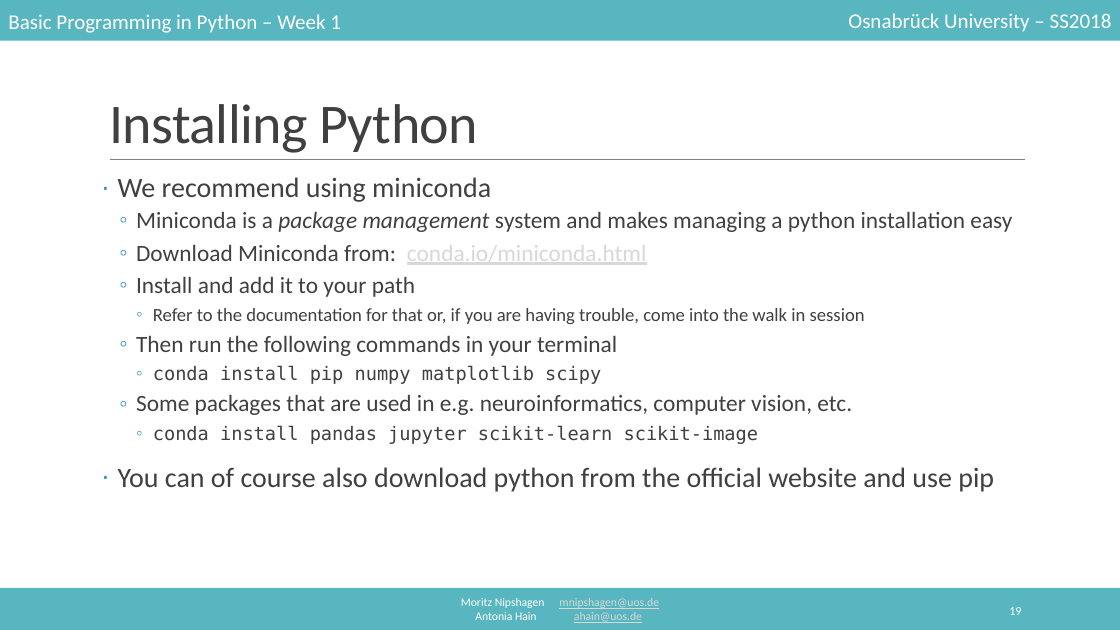
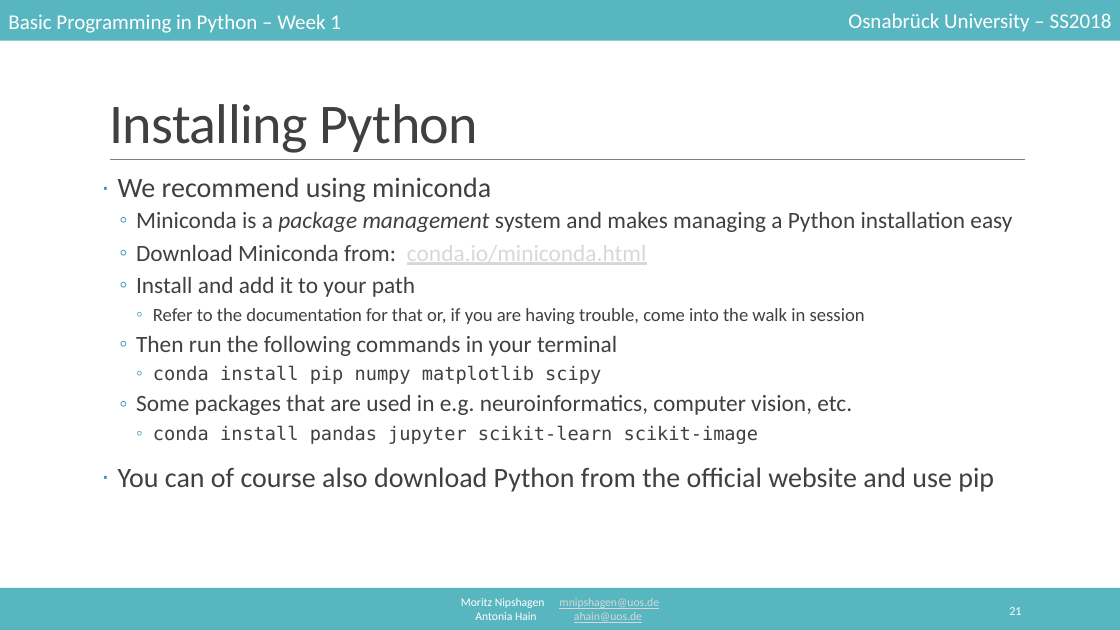
Before and after one commit to mnipshagen/monty, a slide deck: slide 21 of 2018/01/Hello_World.pptx (slide 19 before the commit). Drawn at 1120x630 pixels with LibreOffice and Linux fonts; fonts in the diff are those of the drawing. Boxes give left, top, right and bottom in pixels: in the first picture for what was removed or moved away, otherwise in the second. Text is boxed around its words. In the diff, an @@ line names an element or a change of style, - is before the commit and + after.

```diff
--- a/2018/01/Hello_World.pptx
+++ b/2018/01/Hello_World.pptx
@@ text at (x1=136, y1=212, x2=1012, y2=232): text changed @@
-  ◦ Miniconda is a package management system and makes managing a python installation easy
+  ◦ Miniconda is a package management system and makes managing a Python installation easy
@@ text at (x1=118, y1=467, x2=994, y2=492): text changed @@
-· You can of course also download python from the official website and use pip
+· You can of course also download Python from the official website and use pip
@@ page number at (x1=1009, y1=607, x2=1021, y2=615): text changed @@
-19
+21
```
Also in this commit, not shown: 9 other slides changed, 4 slides added, 1 slide removed, 1 other file.
